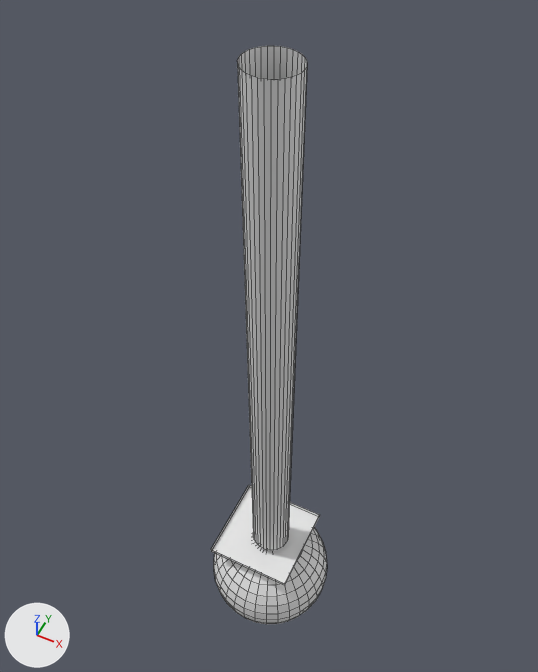
A saved change to the Blender file University Environment Assets/RUSHANAEI/MA.blend.
Before and after are seen from a camera (50 mm lens) standing at (2.12, -4.28, 3.59) and looking at (-0.36, 0.67, -2.6). Arrows for +X, +Y and +Z are at lower left; the lights stay in place. The older version comes first. Mesh edges are drawn as thin lines.

The older version as bpy lines, for what is in view:
```python
me_circle = bpy.data.meshes.new('Circle')
me_circle.from_pydata(...)  # 556 vertices, 550 faces; spans x -0.84..0.82, y -0.82..0.83, z -7.57..1.04
ob_circle = bpy.data.objects.new('Circle', me_circle)
ob_circle.location = (0.0, 0.0, 0.0)
```
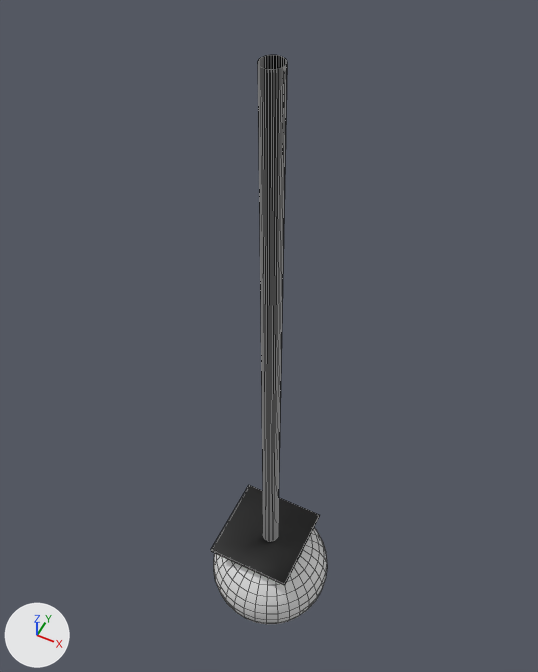
The newer file is also rescaled (x0.348) as a whole; pictures and numbers use the older file's frame.

What differs and where, as boxes (x1, y1, x2, y2) in the pictures (538 x 672 px; the box of a moved part takes in the faces that stretch with it):
```json
{"object": "Circle", "change": "reshaped", "before": [211, 46, 327, 624], "after": [211, 55, 327, 624]}
{"part": 1, "of": "me_circle", "change": "moved or reshaped", "after": [211, 485, 319, 584], "on screen": "not visible before"}
{"part": 2, "of": "me_circle", "change": "shading changed", "before": [211, 46, 320, 588], "after": [211, 55, 320, 588]}
{"part": 3, "of": "me_circle", "change": "recoloured", "before": [211, 46, 320, 585], "after": [211, 55, 320, 585]}
```

The change, as JSON lines over the scene's bpy script:
```json
{"op": "add", "block": "mat_bulb", "code": ["mat_bulb = principled_material('Bulb')", "mat_bulb.base_color = (0.8, 0.8, 0.8)  # white #e7e7e7"]}
{"op": "add", "block": "mat_leg", "code": ["mat_leg = principled_material('Leg')", "mat_leg.base_color = (0.0111, 0.0111, 0.0111)  # black #1b1b1b"]}
{"block": "me_circle", "where": "# used by ob_circle; location = (0.0, 0.0, 0.0)"}
{"op": "remove", "block": "me_circle", "code": "me_circle.from_pydata(...)  # 556 vertices, 550 faces; spans x -0.84..0.82, y -0.82..0.83, z -7.57..1.04"}
{"op": "add", "block": "me_circle", "code": "me_circle.from_pydata(...)  # 556 vertices, 551 faces; spans x -0.84..0.82, y -0.82..0.83, z -7.57..1.04"}
{"block": "me_circle", "change": "me_circle part 1"}
{"block": "me_circle", "change": "38 faces are deleted"}
{"block": "me_circle", "change": "64 vertices move from x -0.24..0.24, y -0.23..0.23, z -5.82..1.04 to x -0.1..0.1, y -0.1..0.1, z -5.82..1.04"}
{"block": "me_circle", "change": "39 new faces join them, mat_leg (black #1b1b1b)"}
{"block": "me_circle", "change": "me_circle part 2: 550 kept faces spanning x -0.84..0.82, y -0.82..0.83, z -7.57..1.04 are now shaded smooth"}
{"block": "me_circle", "change": "me_circle part 3: 38 faces spanning x -0.64..0.47, y -0.53..0.59, z -5.94..1.04 switch from no material to mat_leg (black #1b1b1b)"}
{"op": "add", "block": "me_circle", "code": "me_circle.materials.append(mat_bulb)  # white #e7e7e7"}
```
